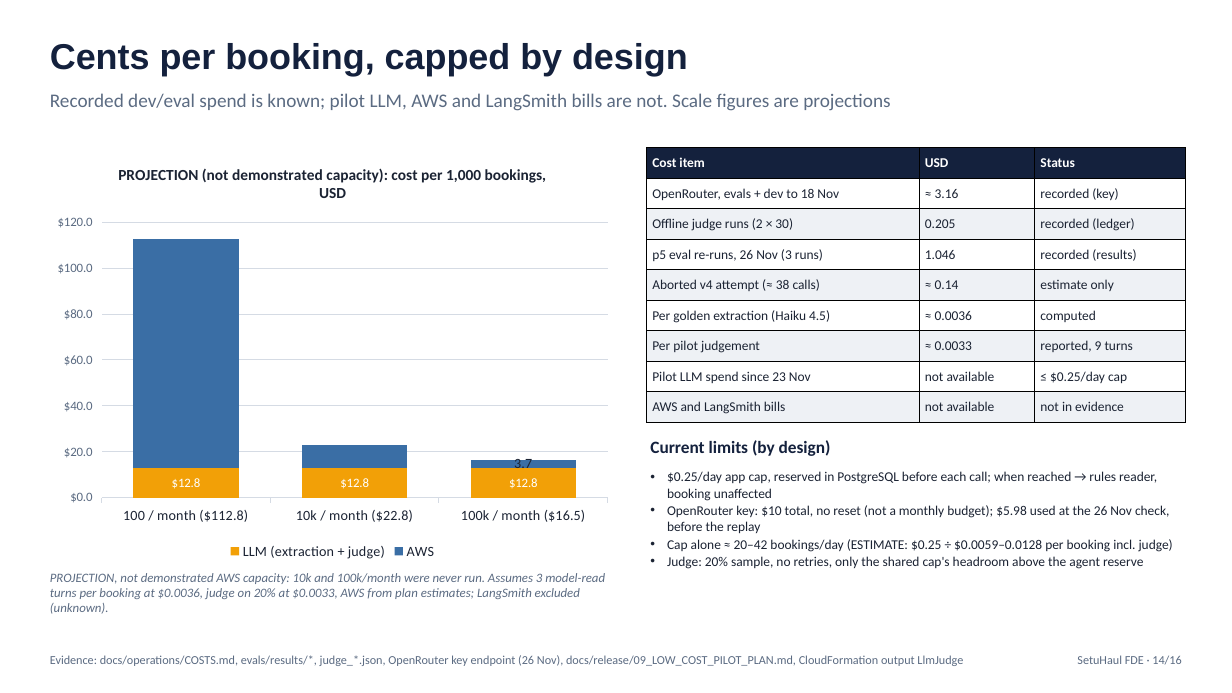
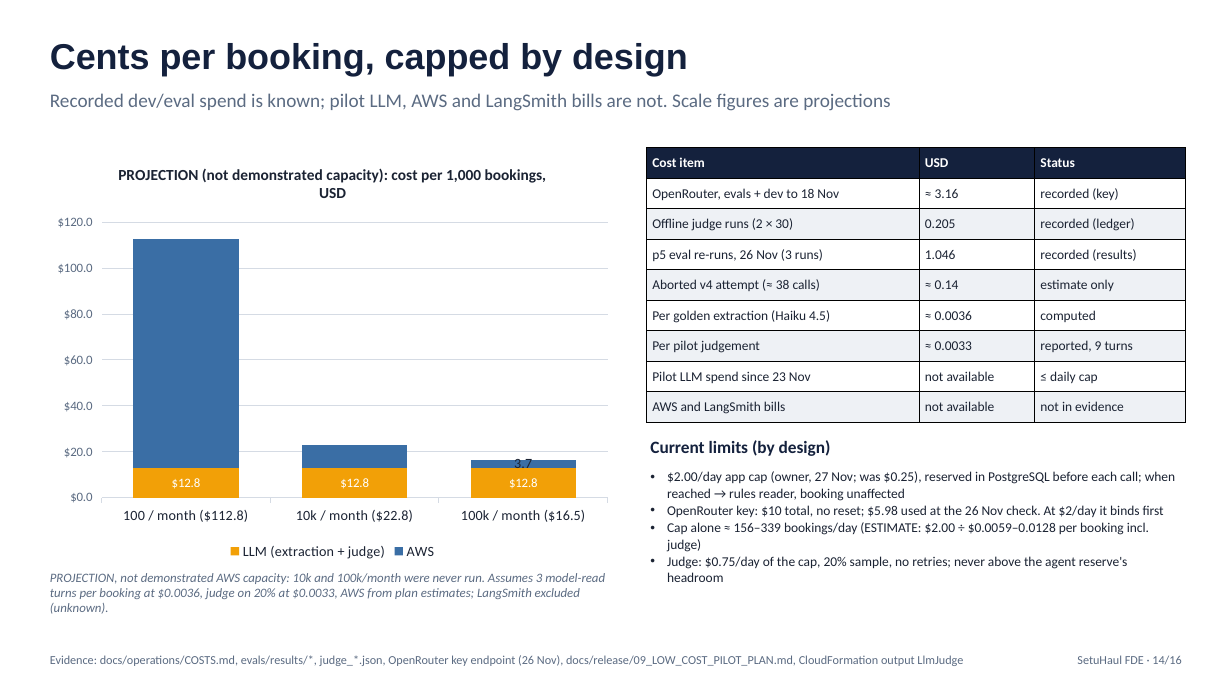
Before and after one commit to amolam/setuhaul-logistics, a slide deck: slide 14 of artifacts/fde-demo/SetuHaul_FDE_Demo.pptx. Drawn at 1232x693 pixels with LibreOffice and Linux fonts; fonts in the diff are those of the drawing. Boxes give left, top, right and bottom in pixels: in the first picture for what was removed or moved away, otherwise in the second. Text is boxed around its words. In the diff, an @@ line names an element or a change of style, - is before the commit and + after.

```diff
--- a/artifacts/fde-demo/SetuHaul_FDE_Demo.pptx
+++ b/artifacts/fde-demo/SetuHaul_FDE_Demo.pptx
@@ table at (647,148,1186,422) @@
-row 8, column 3: ≤ $0.25/day cap
+row 8, column 3: ≤ daily cap
@@ text at (667,471,1175,582): text changed @@
-• $0.25/day app cap, reserved in PostgreSQL before each call; when reached → rules reader, booking unaffected
-• OpenRouter key: $10 total, no reset (not a monthly budget); $5.98 used at the 26 Nov check, before the replay
-• Cap alone ≈ 20–42 bookings/day (ESTIMATE: $0.25 ÷ $0.0059–0.0128 per booking incl. judge)
-• Judge: 20% sample, no retries, only the shared cap's headroom above the agent reserve
+• $2.00/day app cap (owner, 27 Nov; was $0.25), reserved in PostgreSQL before each call; when reached → rules reader, booking unaffected
+• OpenRouter key: $10 total, no reset; $5.98 used at the 26 Nov check. At $2/day it binds first
+• Cap alone ≈ 156–339 bookings/day (ESTIMATE: $2.00 ÷ $0.0059–0.0128 per booking incl. judge)
+• Judge: $0.75/day of the cap, 20% sample, no retries; never above the agent reserve's headroom
```
Also in this commit, not shown: 3 other slides changed, 12 other files.
